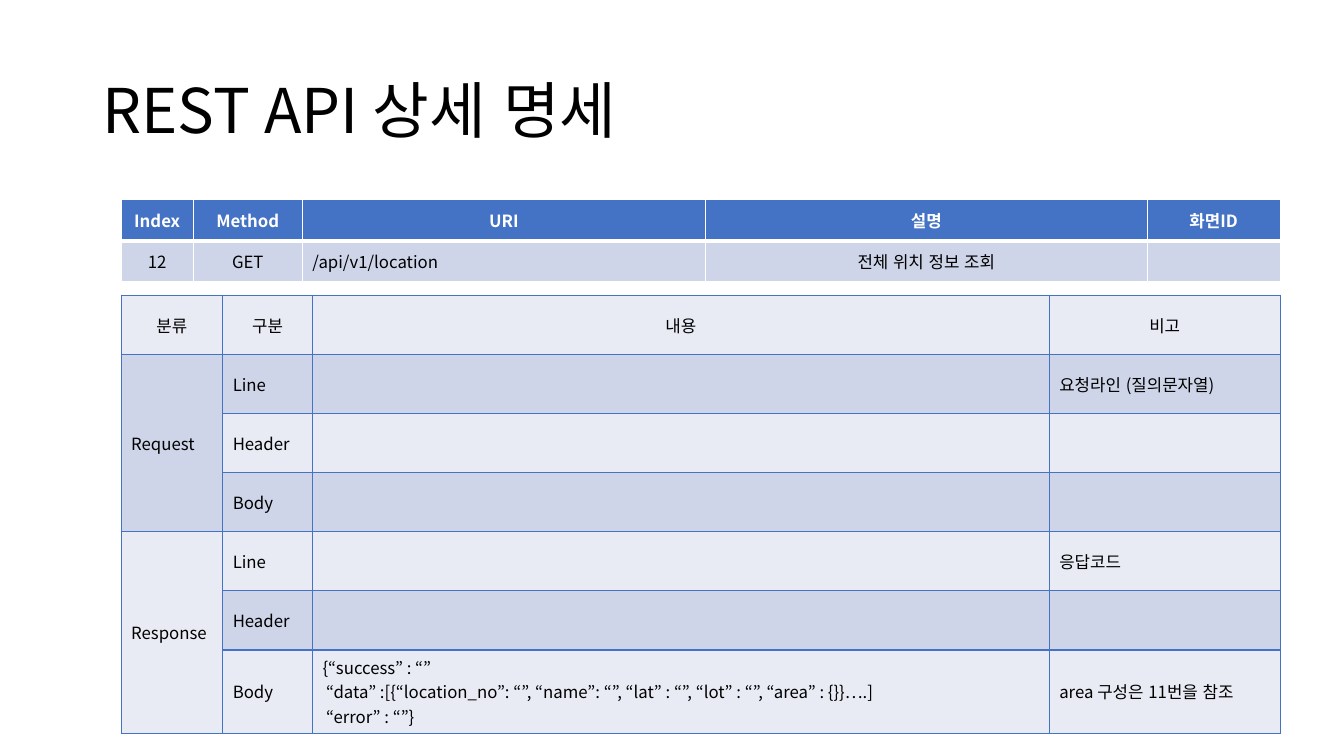
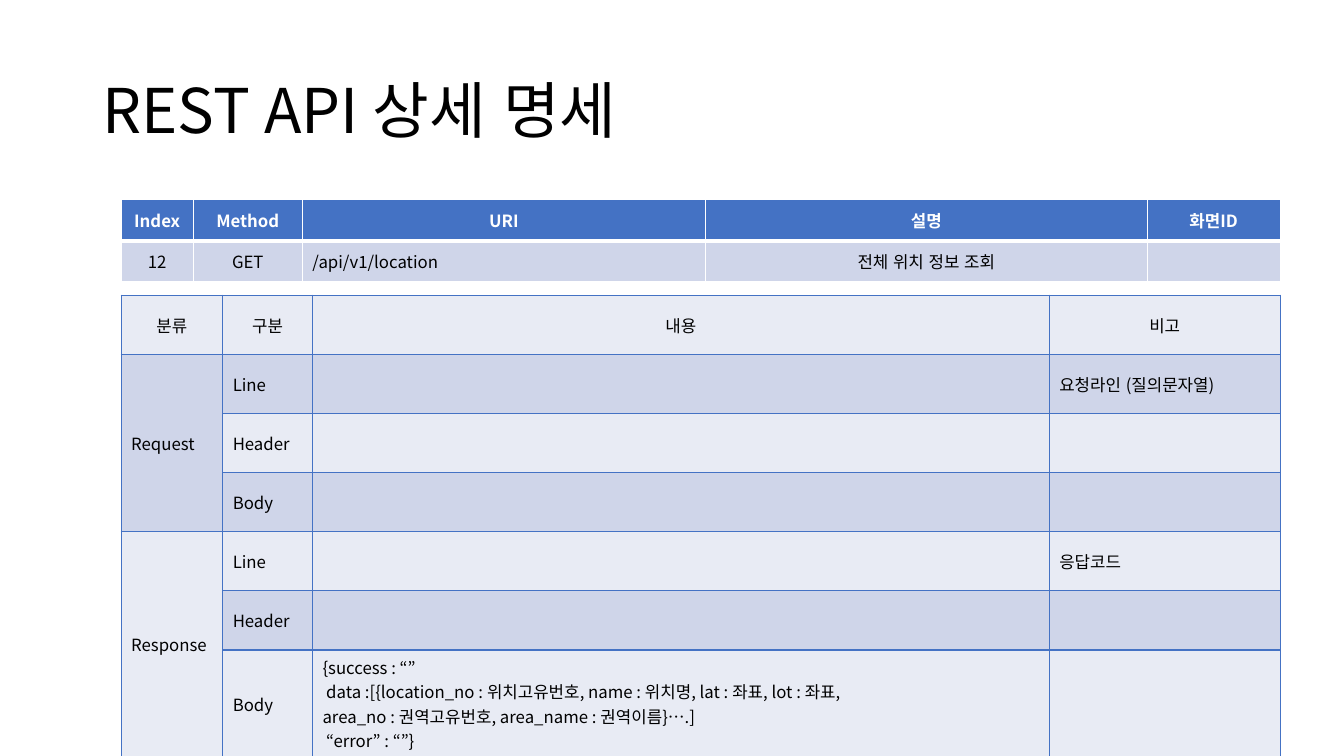
Before and after one commit to sujidaddy/workspace_miniproject, a slide deck: slide 34 of 미니프로젝트계획서제출용.pptx. Drawn at 1344x756 pixels with LibreOffice and Linux fonts; fonts in the diff are those of the drawing. Boxes give left, top, right and bottom in pixels: in the first picture for what was removed or moved away, otherwise in the second. Text is boxed around its words. In the diff, an @@ line names an element or a change of style, - is before the commit and + after.

Commit message:
API 구성 및 처리방식 변경 15번까지 완료

```diff
--- a/미니프로젝트계획서제출용.pptx
+++ b/미니프로젝트계획서제출용.pptx
@@ table at (121,295,1280,752) @@
-row 7, column 3: {“success” : “” “data” :[{“location_no”: “”, “name”: “”, “lat” : “”, “lot” : “”, “area” : {}}….] / “error” : “”}
+row 7, column 3: {success : “” data :[{location_no : 위치고유번호, name : 위치명, lat : 좌표, lot : 좌표, / area_no : 권역고유번호, area_name : 권역이름}….] / “error” : “”}
-row 7, column 4: area 구성은 11번을 참조
+row 7, column 4: 
```
Also in this commit, not shown: 14 other slides changed, 5 other files.
